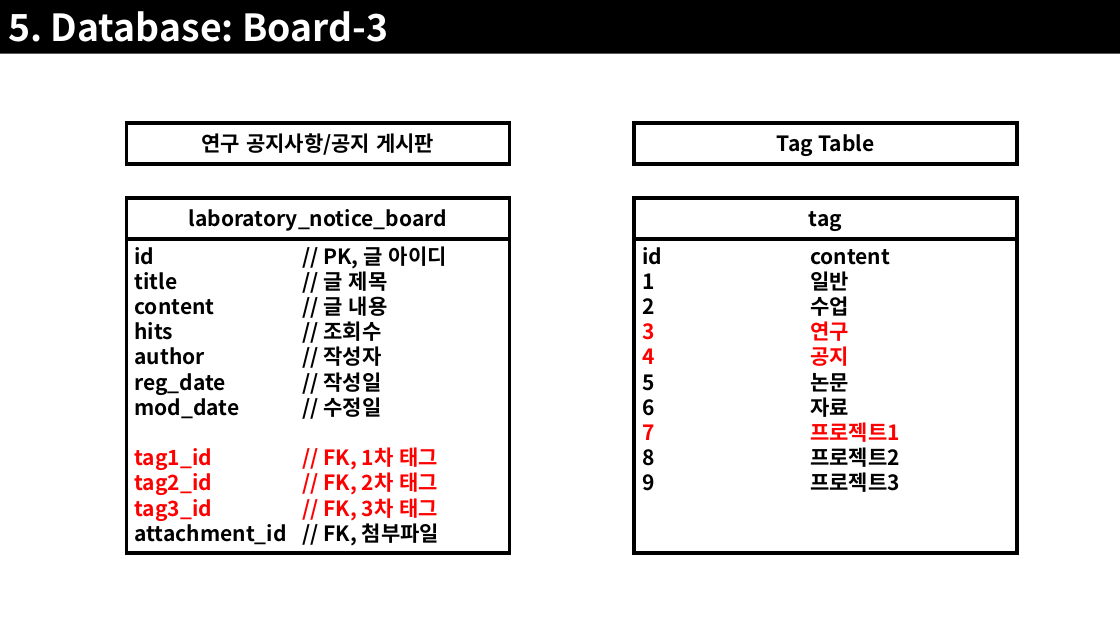
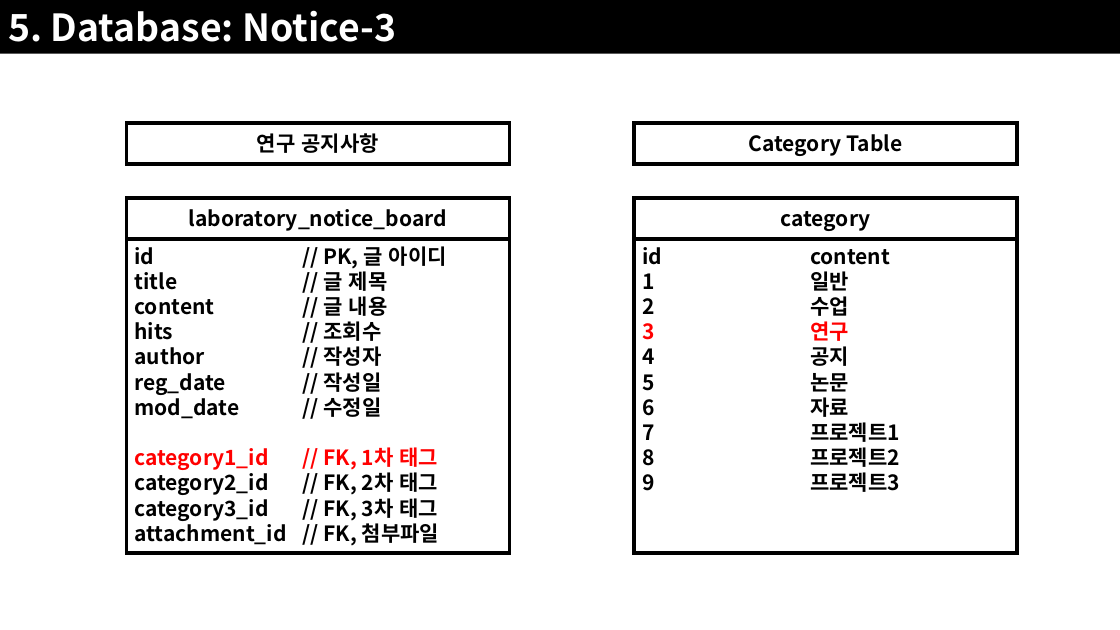
Before and after one commit to JoSihun/CGVR_Lab, a slide deck: slide 31 of documents/01_프로젝트_개발계획.pptx. Drawn at 1120x630 pixels with LibreOffice and Linux fonts; fonts in the diff are those of the drawing. Boxes give left, top, right and bottom in pixels: in the first picture for what was removed or moved away, otherwise in the second. Text is boxed around its words. In the diff, an @@ line names an element or a change of style, - is before the commit and + after.

```diff
--- a/documents/01_프로젝트_개발계획.pptx
+++ b/documents/01_프로젝트_개발계획.pptx
@@ text in rectangle at [8, 10, 396, 42]: text changed @@
-5. Database: Board-3
+5. Database: Notice-3
@@ text in rectangle at [257, 133, 378, 153]: text changed @@
-연구 공지사항/공지 게시판
+연구 공지사항
@@ text in rectangle at [749, 134, 902, 156]: text changed @@
-Tag Table
+Category Table
@@ text in rectangle at [781, 211, 871, 231]: text changed @@
-tag
+category
@@ text in rectangle at [810, 346, 900, 442]: text colour #FF0000 to #000000 in "4 공지", "7 프로젝트1" @@
@@ text in rectangle at [135, 447, 438, 520]: text changed; text colour #FF0000 to #000000 @@
-tag1_id // FK, 1차 태그
-tag2_id // FK, 2차 태그
-tag3_id // FK, 3차 태그
+category1_id // FK, 1차 태그
+category2_id // FK, 2차 태그
+category3_id // FK, 3차 태그
```
Also in this commit, not shown: 7 other slides changed, 4 slides added, 1 slide removed, 5 other files.
